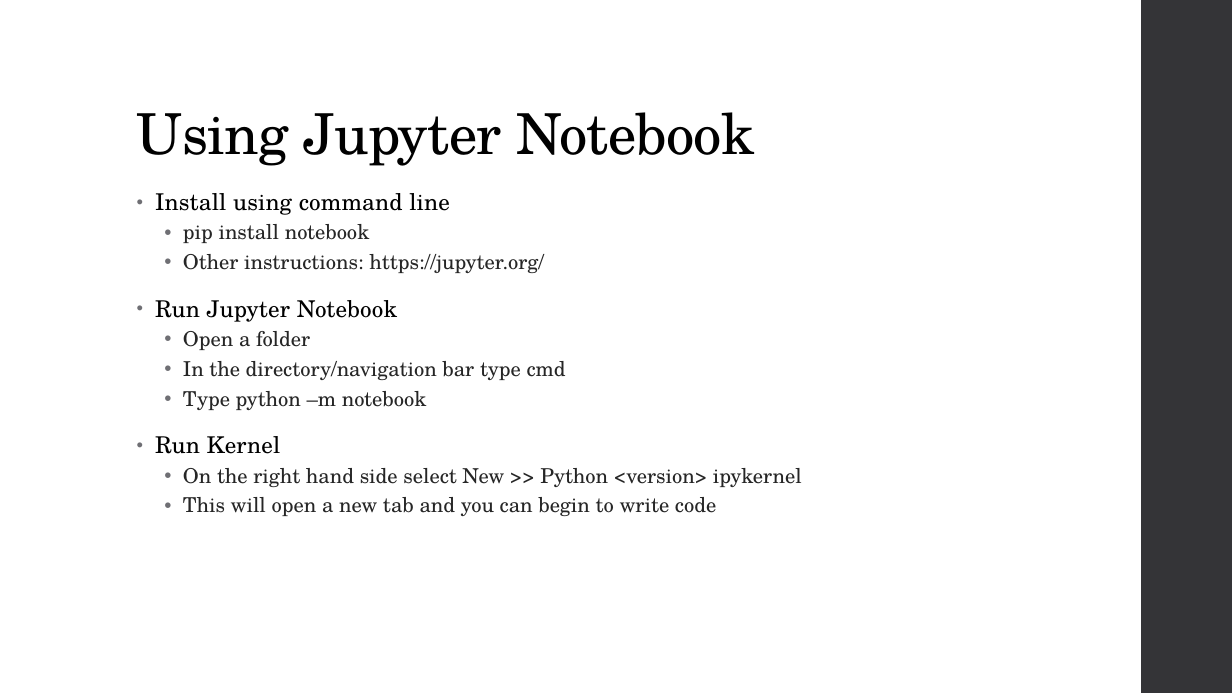
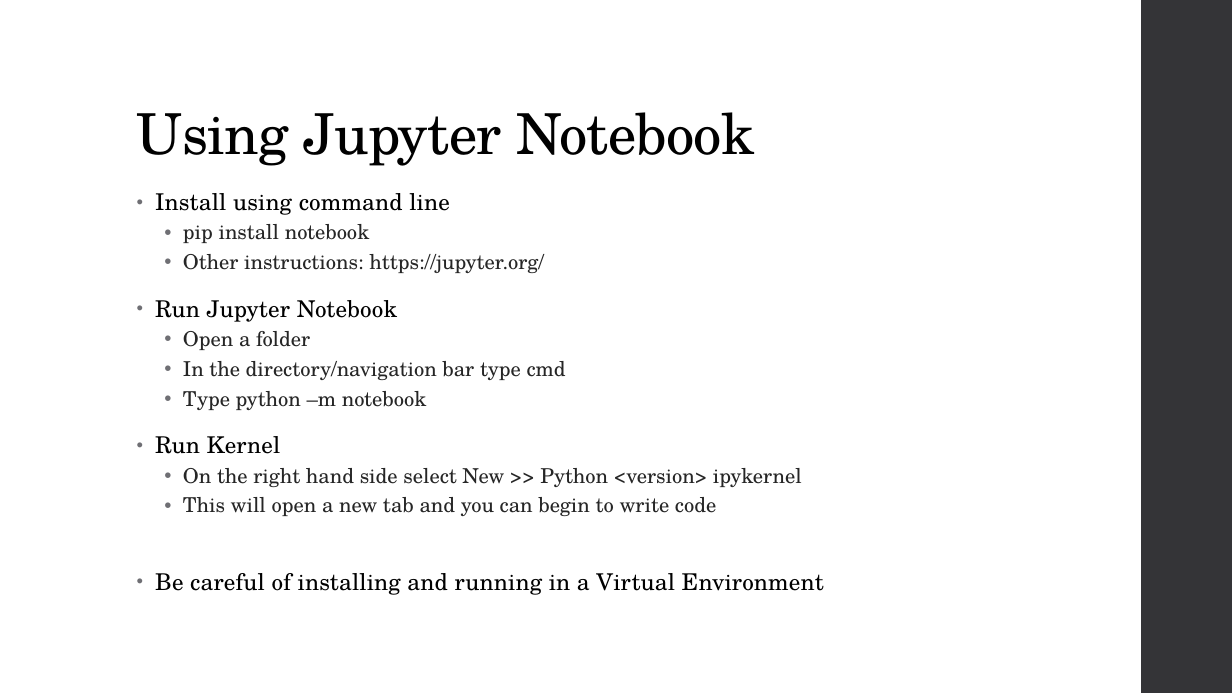
Before and after one commit to AdamKortis/cchmc_python_getting_started, a slide deck: slide 11 of Getting Started with Python for Data Analytics.pptx (slide 10 before the commit). Drawn at 1232x693 pixels with LibreOffice and Linux fonts; fonts in the diff are those of the drawing. Boxes give left, top, right and bottom in pixels: in the first picture for what was removed or moved away, otherwise in the second. Text is boxed around its words. In the diff, an @@ line names an element or a change of style, - is before the commit and + after.

```diff
--- a/Getting Started with Python for Data Analytics.pptx
+++ b/Getting Started with Python for Data Analytics.pptx
@@ text at (155, 573, 824, 595): paragraph added @@
+• Be careful of installing and running in a Virtual Environment
```
Also in this commit, not shown: 2 other slides changed, 5 slides added, 2 other files.
